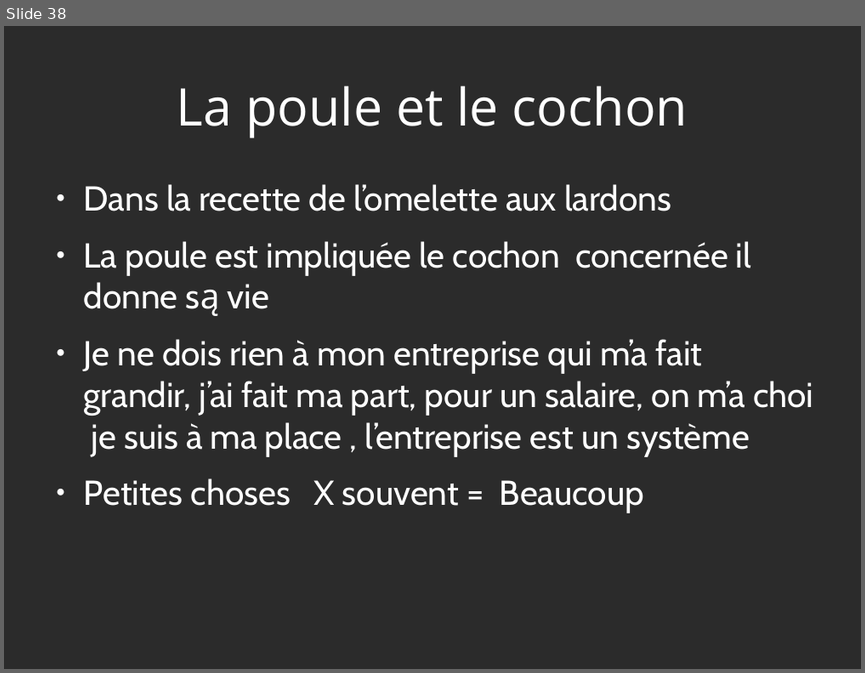
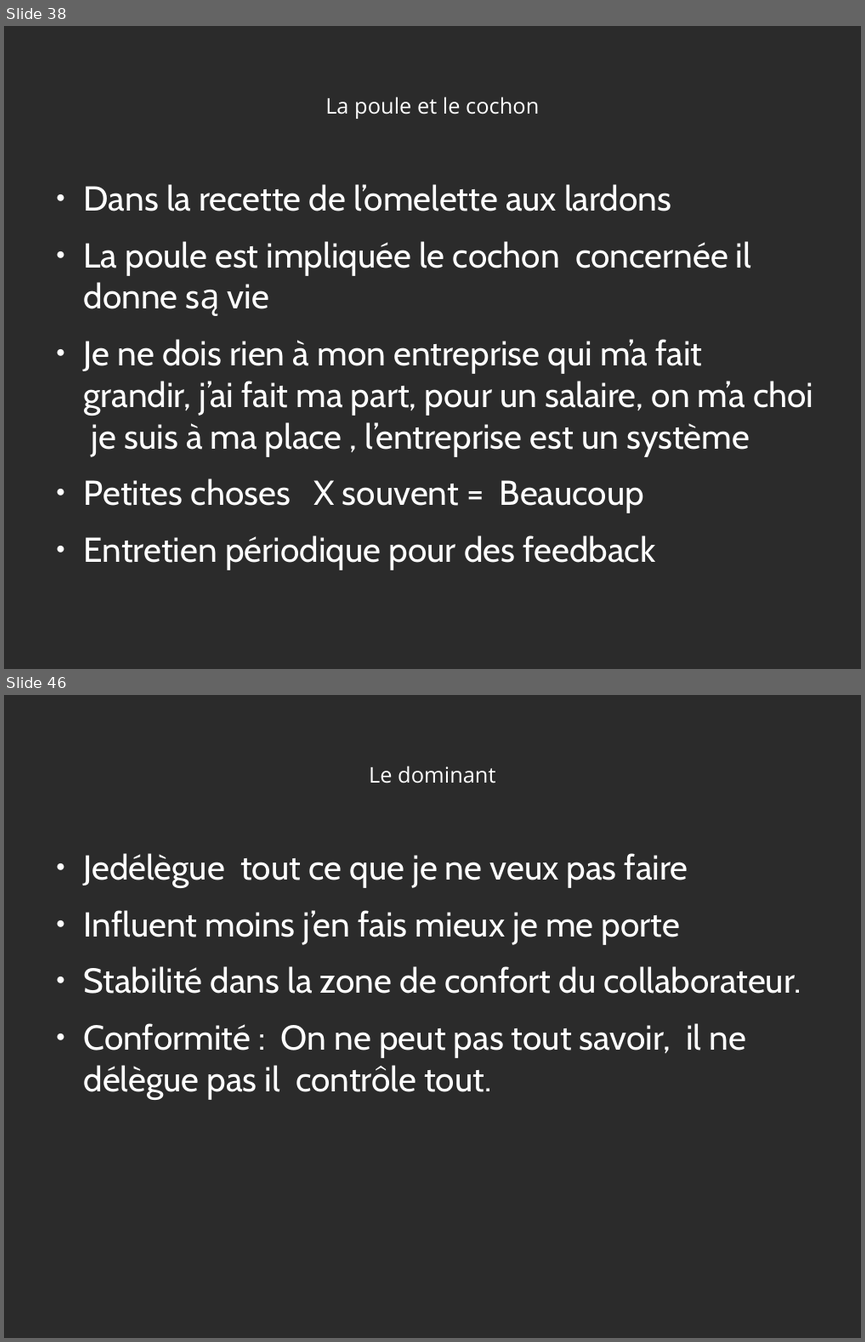
Before and after one commit to heylve/current, a slide deck: admin_perso/germe_formation.odp. Shown one above the other, each under a label of ours: slide 38 before the commit, slides 38 and 46 after it; the slides between them are not shown. The pictures are 865x673 and 865x1342 pixels, drawn with LibreOffice and Linux fonts; fonts in the diff are those of the drawing; background and template pictures are left out; a plain dark background stands for a picture behind light text. Boxes give left, top, right and bottom in pixels: in the first picture for what was removed or moved away, otherwise in the second. Text is boxed around its words. In the diff, an @@ line names an element or a change of style, - is before the commit and + after.

```diff
--- a/admin_perso/germe_formation.odp
+++ b/admin_perso/germe_formation.odp
@@ slide 46 added at <box>4,695,861,1338</box>, background picture (left out) @@
@@ title added at <box>369,766,495,783</box>, 20 pt, text #FFFFFF @@
+Le dominant
@@ text added at <box>84,853,801,1099</box>, 32 pt, text #FFFFFF @@
+● Jedélègue tout ce que je ne veux pas faire
+● Influent moins j’en fais mieux je me porte
+● Stabilité dans la zone de confort du collaborateur.
+● Conformité : On ne peut pas tout savoir, il ne délègue pas il contrôle tout.
@@ slide 38 changed as well @@
@@ title "La poule et le cochon" at <box>325,97,539,119</box>: size 48 to 20 pt @@
@@ text at <box>84,535,656,569</box>: paragraph added @@
+● Entretien périodique pour des feedback
```
Also in this commit, not shown: 36 other slides changed, 25 other slides added, 1 other file.
